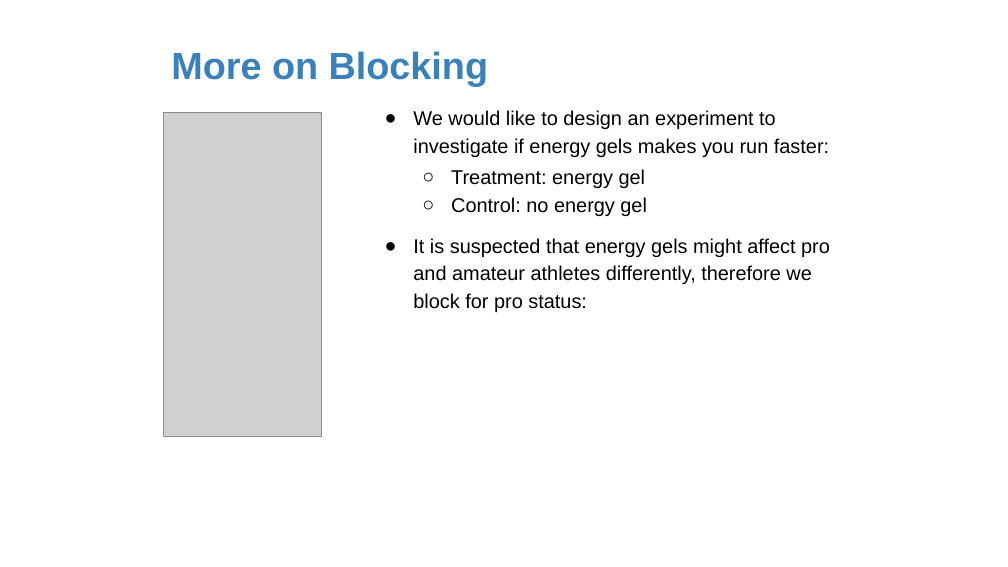
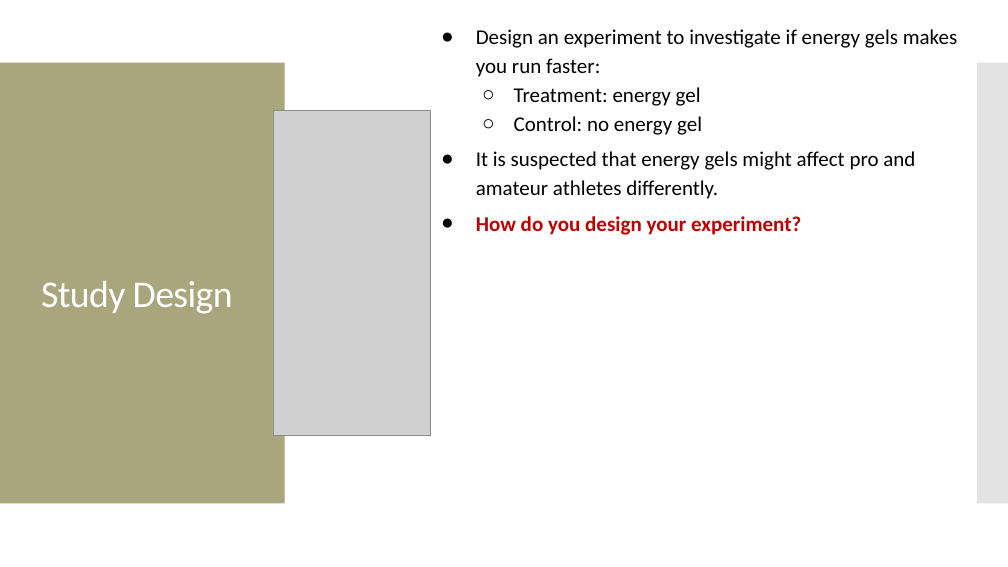
Before and after one commit to amosca01/MATH108-F23, a slide deck: slide 47 of slides/02-data-collection.pptx (slide 42 before the commit). Drawn at 1008x567 pixels with LibreOffice and Linux fonts; fonts in the diff are those of the drawing; grey boxes stand for pictures. Boxes give left, top, right and bottom in pixels: in the first picture for what was removed or moved away, otherwise in the second. Text is boxed around its words. In the diff, an @@ line names an element or a change of style, - is before the commit and + after.

```diff
--- a/slides/02-data-collection.pptx
+++ b/slides/02-data-collection.pptx
@@ text at [476,29,957,235]: text changed; size 19 to 20 pt; font Arial to Calibri @@
-● It is suspected that energy gels might affect pro and amateur athletes differently, therefore we block for pro status:
+● Design an experiment to investigate if energy gels makes you run faster:
+  ○ Treatment: energy gel
+  ○ Control: no energy gel
+● It is suspected that energy gels might affect pro and amateur athletes differently.
+● How do you design your experiment?
@@ title removed at [171,51,488,86] @@
-More on Blocking
@@ rectangle added at [0,63,285,504], fill #A9A57C @@
@@ rectangle added at [977,63,1008,504], fill #C8C8C8 at 50% opacity @@
@@ picture: place and size @@
-picture at [164,112,321,437]
+picture at [273,110,430,436]
@@ text removed at [413,110,829,157] @@
-● We would like to design an experiment to investigate if energy gels makes you run faster:
@@ text removed at [451,169,647,216] @@
-○ Treatment: energy gel
-○ Control: no energy gel
@@ text added at [41,281,233,314], 36 pt, text #FFFFFF @@
+Study Design
```
Also in this commit, not shown: 32 other slides changed, 21 slides added, 18 slides removed, 4 other files.
